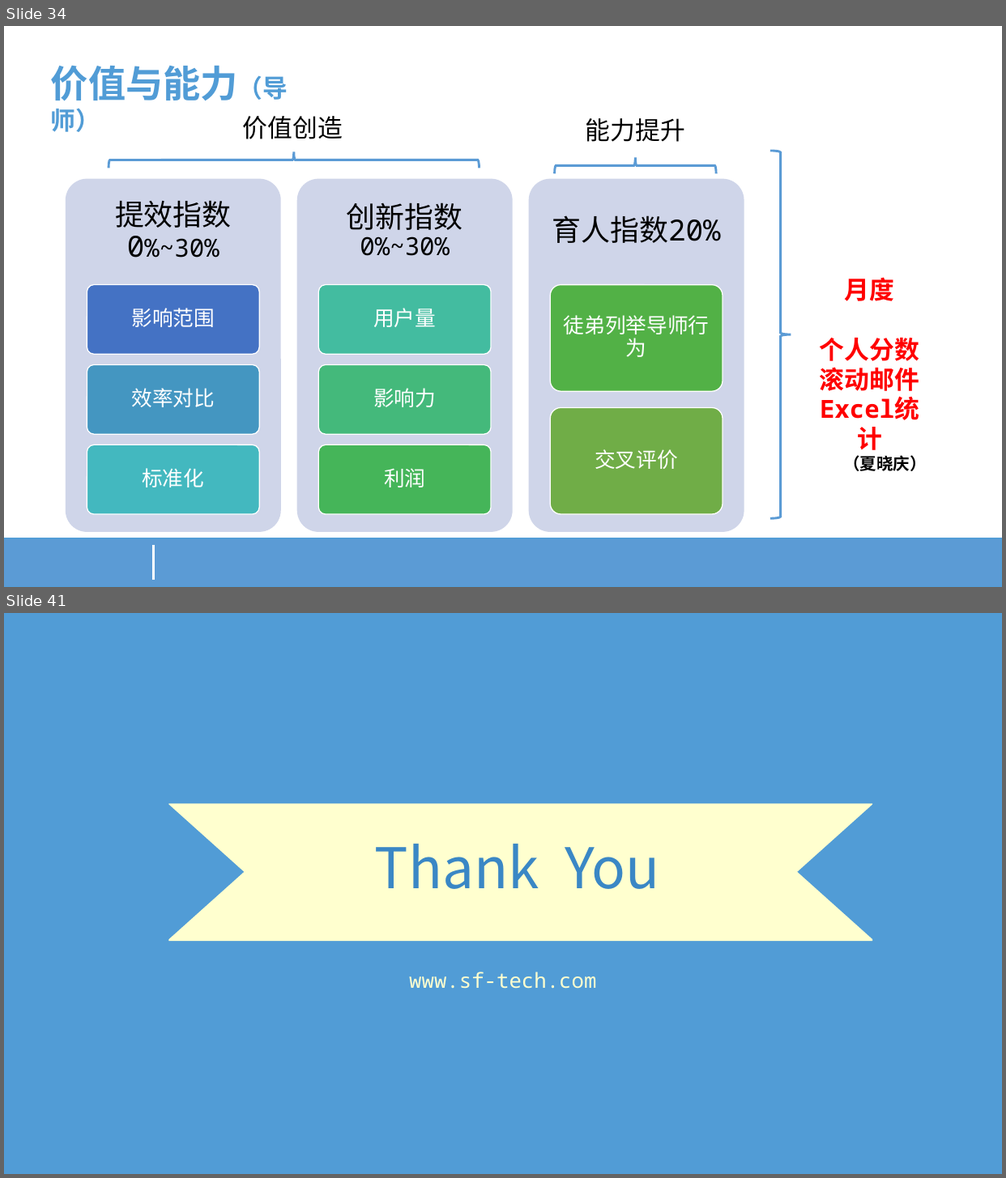
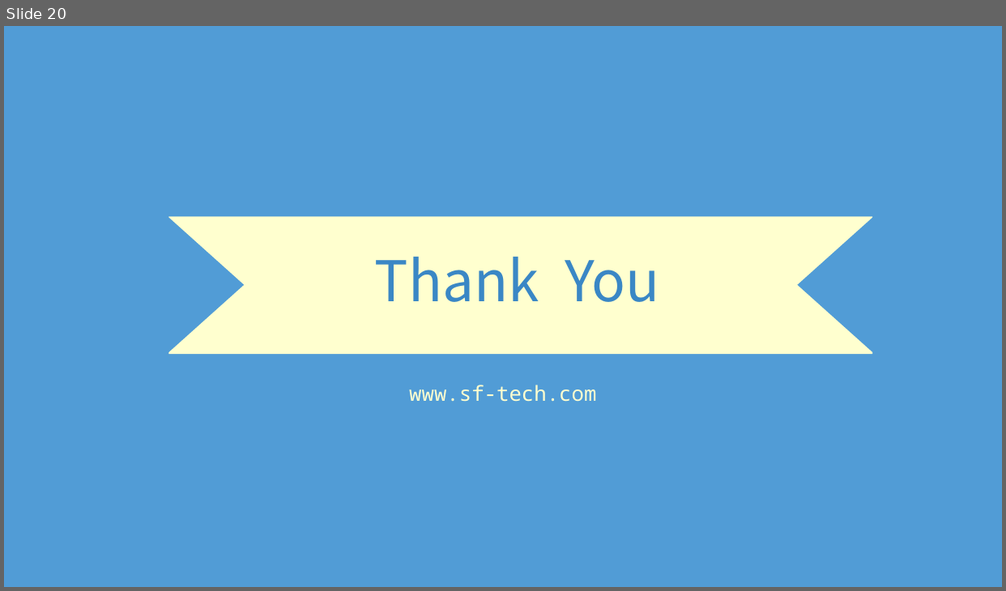
Before and after one commit to gaozhuo/jni-share, a slide deck: Java JNI-通往Native的世界/JNI-通往Native世界的桥梁.pptx. Shown one above the other, each under a label of ours: slides 34 and 41 before the commit, slide 20 after it; the slides between them are not shown. The pictures are 1006x1178 and 1006x591 pixels, drawn with LibreOffice and Linux fonts; fonts in the diff are those of the drawing; background and template pictures are left out; a plain dark background stands for a picture behind light text. Boxes give left, top, right and bottom in pixels: in the first picture for what was removed or moved away, otherwise in the second. Text is boxed around its words. In the diff, an @@ line names an element or a change of style, - is before the commit and + after.

```diff
--- a/Java JNI-通往Native的世界/JNI-通往Native世界的桥梁.pptx
+++ b/Java JNI-通往Native的世界/JNI-通往Native世界的桥梁.pptx
@@ slide 34 removed at <box>4,26,1002,587</box>, background #FFFFFF @@
@@ text removed at <box>51,65,288,132</box> @@
-价值与能力（导师）
@@ group removed at <box>66,116,744,532</box>: 13 texts, 11 rounded rectangles, 2 left braces @@
-提效指数0%~30%
-影响范围
-效率对比
-标准化
-创新指数0%~30%
-用户量
-影响力
-利润
-育人指数20%
-徒弟列举导师行为
-交叉评价
-能力提升
-价值创造
@@ right brace removed at <box>770,151,791,519</box> @@
@@ text removed at <box>820,277,926,472</box> @@
-月度
-个人分数
-滚动邮件
-Excel统计
-（夏晓庆）
@@ rectangle removed at <box>4,539,1001,587</box> @@
@@ line removed from (154, 545) to (154, 581) @@
@@ what was slide 41 is now slide 20 @@
```
Also in this commit, not shown: 1 slide added, 21 other slides removed, 34 other files.
